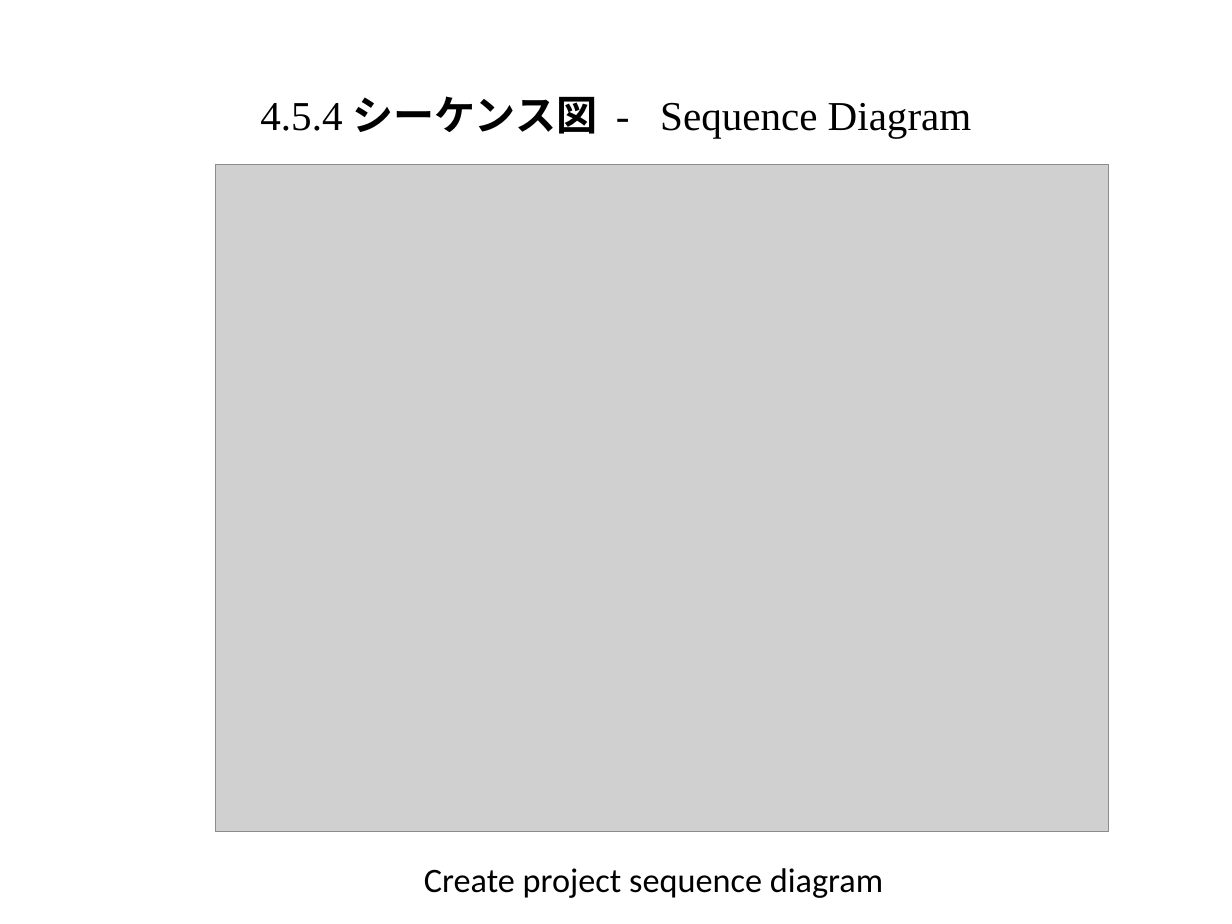
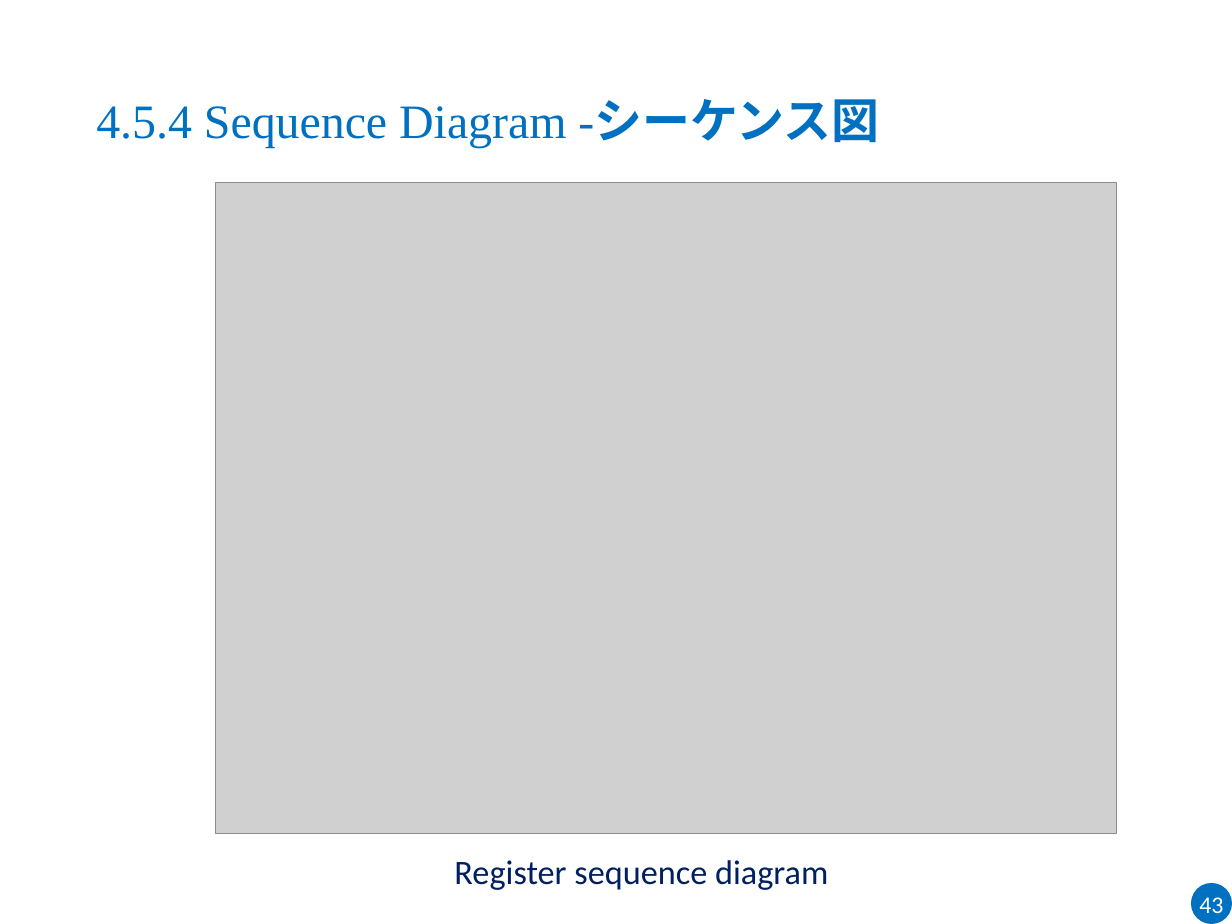
Before and after one commit to sangnvus/2015FALLJS01, a slide deck: slide 45 of WIP/Users/HuyNM/DDL_Slide_v1.0.pptx (slide 23 before the commit). Drawn at 1232x924 pixels with LibreOffice and Linux fonts; fonts in the diff are those of the drawing; grey boxes stand for pictures; background and template pictures are left out. Boxes give left, top, right and bottom in pixels: in the first picture for what was removed or moved away, otherwise in the second. Text is boxed around its words. In the diff, an @@ line names an element or a change of style, - is before the commit and + after.

```diff
--- a/WIP/Users/HuyNM/DDL_Slide_v1.0.pptx
+++ b/WIP/Users/HuyNM/DDL_Slide_v1.0.pptx
@@ title at (96, 101, 879, 148): text changed; size 24 to 28 pt; text colour #000000 to #0070C0 @@
-4.5.4 シーケンス図 - Sequence Diagram
+4.5.4 Sequence Diagram -シーケンス図
@@ picture: place and size @@
-picture at (216, 164, 1109, 832)
+picture at (216, 182, 1116, 834)
@@ text at (454, 860, 828, 890): text changed; text colour #000000 to #002060 @@
-Create project sequence diagram
+Register sequence diagram
@@ ellipse added at (1191, 883, 1232, 924), fill #0070C0, 14 pt, text #FFFFFF @@
+43
```
Also in this commit, not shown: 28 other slides changed, 47 slides added, 4 slides removed.
